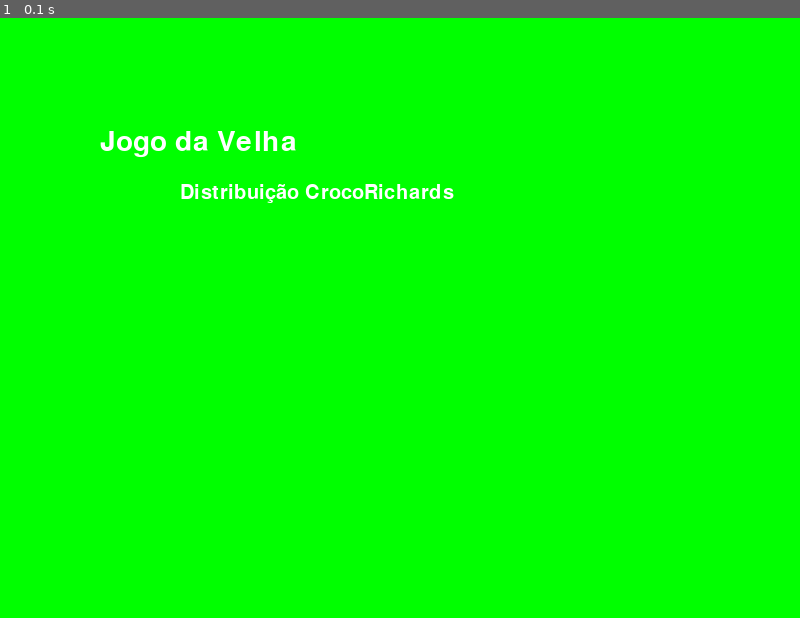
Above: before the commit, frame 1.
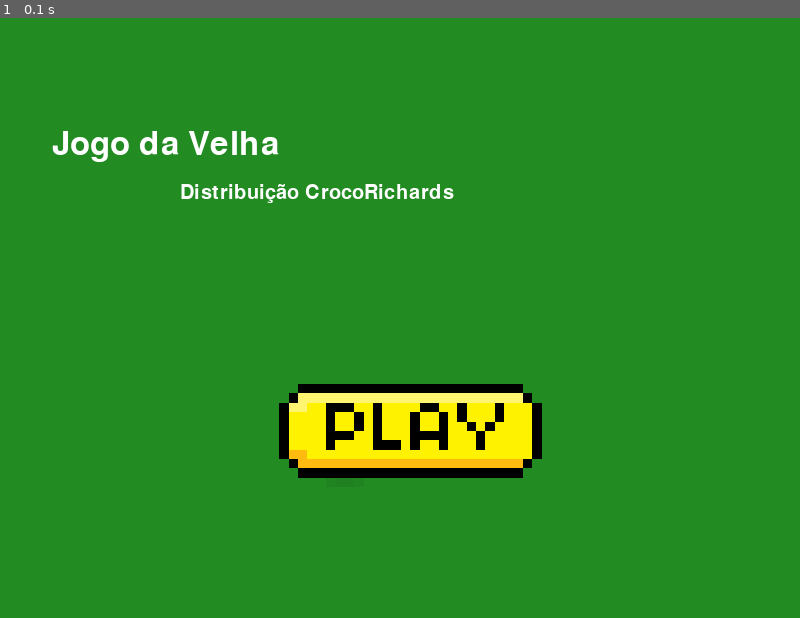
Above: after the commit, the same moment.

Repository: joaovcalmeida/Jogo-do-Velha-Croco
Game: pygame game, started from jogo.py
Two runs of this game, one before a commit and one after it. Both use one fixed random seed, a clock stepped at 60 frames per second and the inputs below.
Inputs:
- Up to frame 1 (0.1 s): no input

The runs differ from the first frame. In frame 1, 100% of the frame differs, in the area x 0-100%, y 0-100%.

Commit message:
deu certo a imagem do play

Diff:
--- a/assets.py
+++ b/assets.py
@@ -20,8 +20,9 @@
     assets[CROCO_IMG] = pygame.image.load(os.path.join(IMG_DIR, 'crocodilo_jogo_da_velha.jpg')).convert_alpha()
     assets[PESSOA_IMG] = pygame.image.load(os.path.join(IMG_DIR,'imagem_pessoa1.jpeg')).convert_alpha()
     assets[PLAY_INICIAL_IMG] = pygame.image.load(os.path.join(IMG_DIR,'play_inicial.png')).convert_alpha()
+    assets[PLAY_INICIAL_IMG] = pygame.transform.scale(assets[PLAY_INICIAL_IMG], (300, 300))
     assets[PLAY_INICIAL_SELECIONADA_IMG] = pygame.image.load(os.path.join(IMG_DIR,'play_inicial_mais_clara.png')).convert_alpha()
-
+    assets[PLAY_INICIAL_SELECIONADA_IMG] = pygame.transform.scale(assets[PLAY_INICIAL_SELECIONADA_IMG], (300, 300))
 # Carrega os sons do jogo
     #pygame.mixer.music.load(os.path.join(SND_DIR, ''))
     #pygame.mixer.music.set_volume(0.4)
--- a/config.py
+++ b/config.py
@@ -20,7 +20,7 @@
 WHITE = (255, 255, 255)
 BLACK = (0, 0, 0)
 RED = (255, 0, 0)
-GREEN = (0, 255, 0)
+GREEN = (34, 139, 34)
 BLUE = (0, 0, 255)
 YELLOW = (255, 255, 0)
 
--- a/init_screen.py
+++ b/init_screen.py
@@ -21,7 +21,7 @@
     game = True
 
     # ----- Inicia assets
-    fonte_t1 = pygame.font.SysFont("goudystout", 42)
+    fonte_t1 = pygame.font.SysFont("goudystout", 48)
     fonte_t2 = pygame.font.SysFont("lucidacalligraphy", 30)
 
     titulo1 = fonte_t1.render('Jogo da Velha', True, (255, 255, 255))
@@ -56,7 +56,7 @@
 
         # ----- Gera saídas
         window.fill(GREEN)  # Preenche com a cor verde
-        window.blit(titulo1, (100, 110))
+        window.blit(titulo1, (52, 110))
         window.blit(titulo2, (180, 165))
         window.blit(play.image, play.rect)
         all_buttons.draw(window)
--- a/sprites.py
+++ b/sprites.py
@@ -14,8 +14,8 @@
         # rect é a representação de retangulo feita pelo pygame
         self.rect = self.image.get_rect()
         # é preciso definir onde a imagem deve aparecer no jogo
-        self.rect.x = 50
-        self.rect.y = 50
+        self.rect.x = 260
+        self.rect.y = 300
 
         self.nome_do_jogo = nome_do_jogo
 
